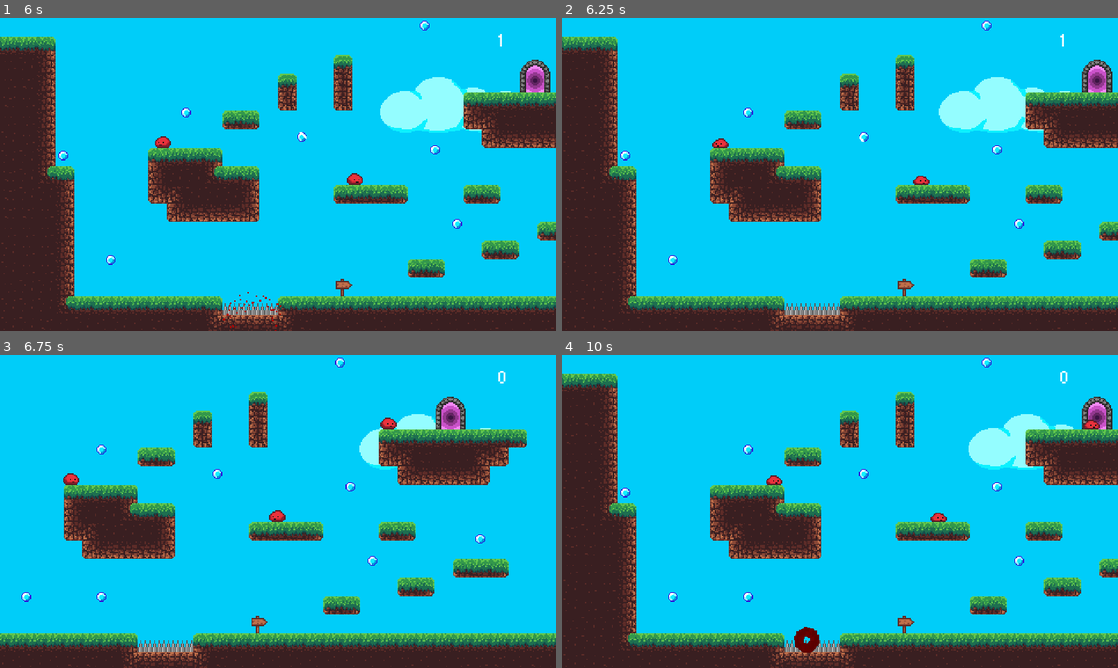
Above: before the commit, frames 1-4 (two rows, left to right).
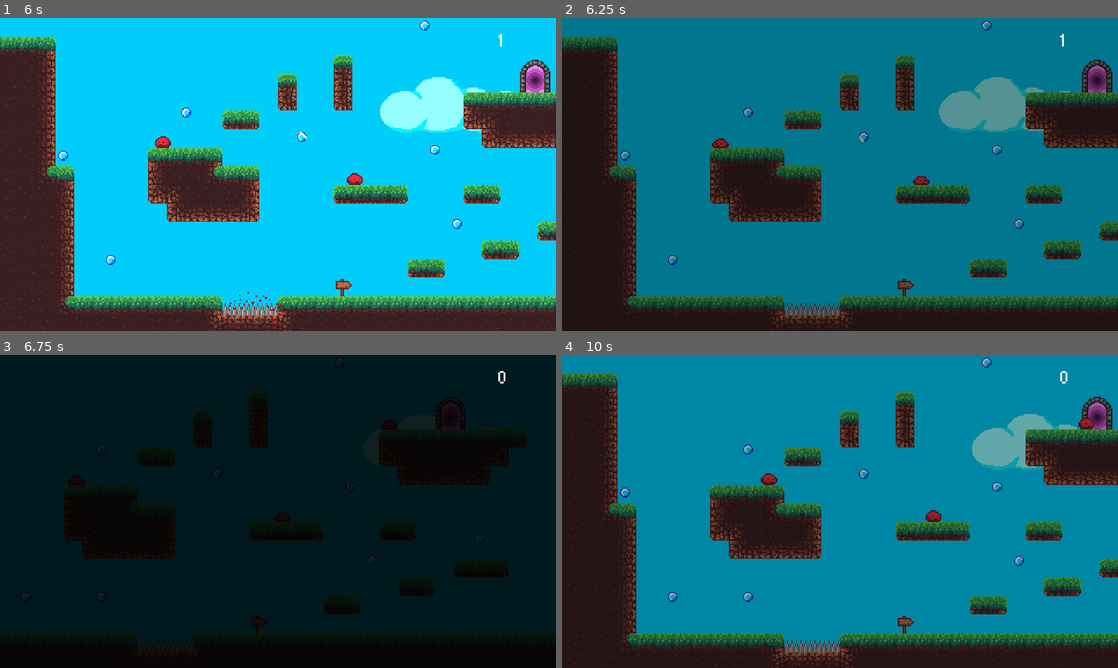
Above: after the commit, the same moments.

Repository: Rangwath/purple-quest
Game: Godot game, scene res://scenes/level_1.tscn
The game is run twice, just before and just after one commit, with the same random seed, the same clock (stepped at 60 frames per second) and the same inputs.
Inputs:
- Up to frame 1 (6 s): hold D (move_right) 0.53-2.03 s; tap Space (jump) at 0.77, 1.52, 3.02, 3.77, 4.52 s; hold A (move_left) 2.03-4.28 s; hold D (move_right) from 4.28 s (still down)
- Up to frame 2 (6.25 s): keep holding D (move_right); tap Space (jump) at 6.02 s
- Up to frame 3 (6.75 s): keep holding D (move_right)
- Up to frame 4 (10 s): tap Space (jump) at 6.77, 7.52, 9.02, 9.77 s; release D (move_right) at 8.03 s; hold A (move_left) 8.03-9.53 s; hold D (move_right) from 9.53 s (still down)

Frame 1 is identical in both runs. In frame 2, 82% of the frame differs, in the area x 0-100%, y 0-100%; in frame 3, 100%; in frame 4, 82%.

Commit message:
Add dissolve scene transition

Diff:
--- a/project.godot
+++ b/project.godot
@@ -14,6 +14,10 @@
 run/main_scene="res://scenes/level_1.tscn"
 config/features=PackedStringArray("4.2", "Forward Plus")
 config/icon="res://icon.svg"
+
+[autoload]
+
+SceneTransition="*res://scenes/scene_transition.tscn"
 
 [display]
 
--- /dev/null
+++ b/scenes/scene_transition.tscn
@@ -0,0 +1,59 @@
+[gd_scene load_steps=5 format=3 uid="uid://dp4ux8u7idftw"]
+
+[ext_resource type="Script" path="res://scripts/scene_transition.gd" id="1_2ef7r"]
+
+[sub_resource type="Animation" id="Animation_wqq3p"]
+resource_name = "RESET"
+length = 0.01
+tracks/0/type = "value"
+tracks/0/imported = false
+tracks/0/enabled = true
+tracks/0/path = NodePath("DissolveRect:modulate")
+tracks/0/interp = 1
+tracks/0/loop_wrap = true
+tracks/0/keys = {
+"times": PackedFloat32Array(0),
+"transitions": PackedFloat32Array(1),
+"update": 0,
+"values": [Color(1, 1, 1, 0)]
+}
+
+[sub_resource type="Animation" id="Animation_vt1vc"]
+resource_name = "dissolve"
+length = 0.5
+tracks/0/type = "value"
+tracks/0/imported = false
+tracks/0/enabled = true
+tracks/0/path = NodePath("DissolveRect:modulate")
+tracks/0/interp = 1
+tracks/0/loop_wrap = true
+tracks/0/keys = {
+"times": PackedFloat32Array(0, 0.2, 0.4, 0.5),
+"transitions": PackedFloat32Array(1, 1, 1, 1),
+"update": 0,
+"values": [Color(1, 1, 1, 0), Color(1, 1, 1, 0.509804), Color(1, 1, 1, 1), Color(1, 1, 1, 1)]
+}
+
+[sub_resource type="AnimationLibrary" id="AnimationLibrary_25vpb"]
+_data = {
+"RESET": SubResource("Animation_wqq3p"),
+"dissolve": SubResource("Animation_vt1vc")
+}
+
+[node name="SceneTransition" type="CanvasLayer"]
+script = ExtResource("1_2ef7r")
+
+[node name="DissolveRect" type="ColorRect" parent="."]
+modulate = Color(1, 1, 1, 0)
+anchors_preset = 15
+anchor_right = 1.0
+anchor_bottom = 1.0
+grow_horizontal = 2
+grow_vertical = 2
+mouse_filter = 2
+color = Color(0, 0, 0, 1)
+
+[node name="AnimationPlayer" type="AnimationPlayer" parent="."]
+libraries = {
+"": SubResource("AnimationLibrary_25vpb")
+}
--- a/scripts/level.gd
+++ b/scripts/level.gd
@@ -27,7 +27,7 @@
 
 
 func on_player_killed():
-	reload_scene_after_delay(1)
+	reload_scene_after_delay(0.8)
 
 
 func _on_gem_picked(amount):
@@ -47,4 +47,4 @@
 
 func reload_scene_after_delay(delay):
 	await get_tree().create_timer(delay).timeout
-	get_tree().reload_current_scene()
+	SceneTransition.reload_scene()
--- /dev/null
+++ b/scripts/scene_transition.gd
@@ -0,0 +1,15 @@
+extends CanvasLayer
+
+@onready var animation_player = $AnimationPlayer
+
+func change_scene(target_scene : PackedScene):
+	animation_player.play("dissolve")
+	await animation_player.animation_finished
+	get_tree().change_scene_to_packed(target_scene)
+	animation_player.play_backwards("dissolve")
+
+func reload_scene():
+	animation_player.play("dissolve")
+	await animation_player.animation_finished
+	get_tree().reload_current_scene()
+	animation_player.play_backwards("dissolve")
